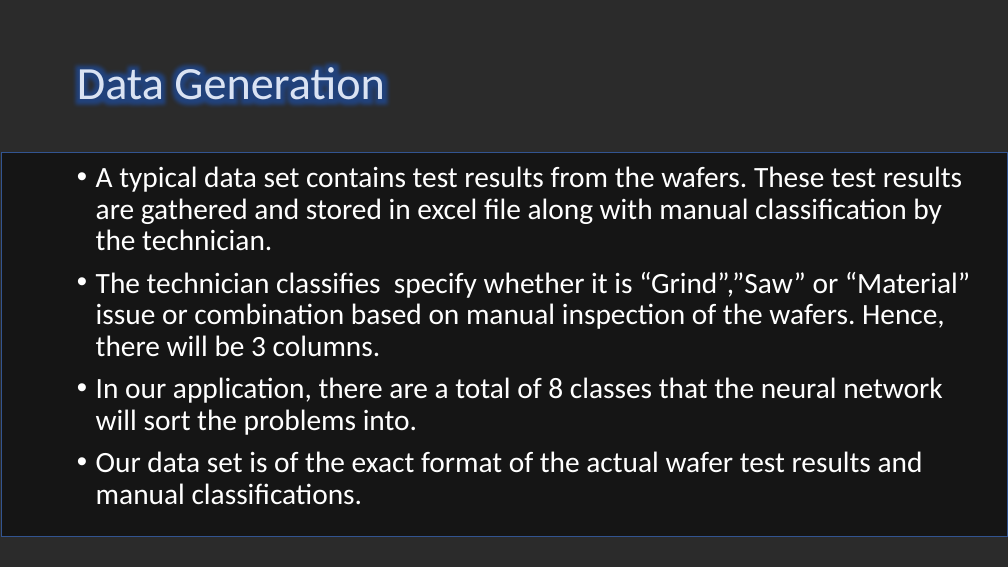
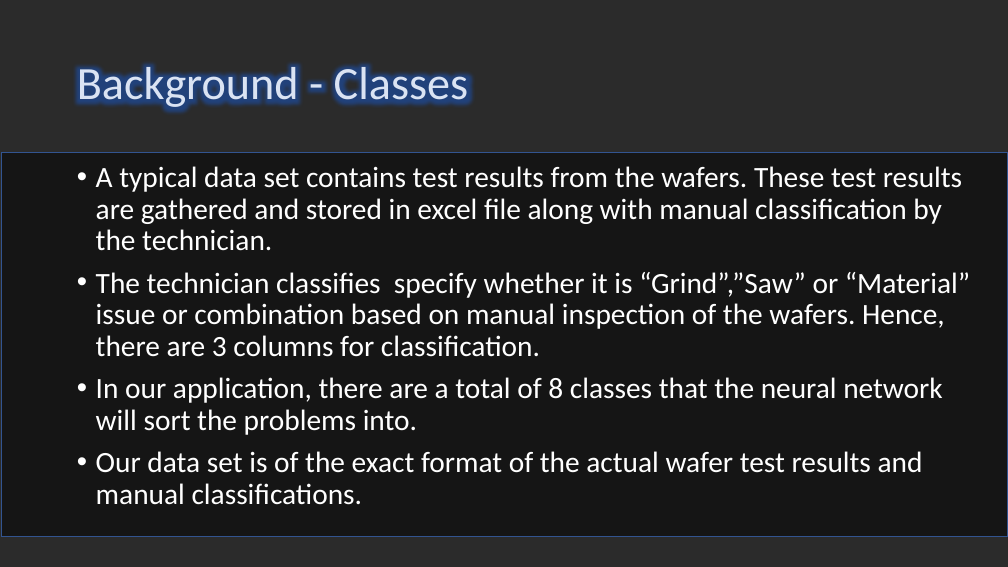
Before and after one commit to optimusium/PSUPR2, a slide deck: slide 17 of CA2 Identifying Wafer Failures with Deep Learning2_26Sep19.pptx (slide 16 before the commit). Drawn at 1008x567 pixels with LibreOffice and Linux fonts; fonts in the diff are those of the drawing; background and template pictures are left out; a plain dark background stands for a picture behind light text. Boxes give left, top, right and bottom in pixels: in the first picture for what was removed or moved away, otherwise in the second. Text is boxed around its words. In the diff, an @@ line names an element or a change of style, - is before the commit and + after.

```diff
--- a/CA2 Identifying Wafer Failures with Deep Learning2_26Sep19.pptx
+++ b/CA2 Identifying Wafer Failures with Deep Learning2_26Sep19.pptx
@@ title at (x1=77, y1=61, x2=468, y2=111): text changed @@
-Data Generation
+Background - Classes
@@ text at (x1=96, y1=272, x2=970, y2=357): text changed @@
-• The technician classifies specify whether it is “Grind”,”Saw” or “Material” issue or combination based on manual inspection of the wafers. Hence, there will be 3 columns.
+• The technician classifies specify whether it is “Grind”,”Saw” or “Material” issue or combination based on manual inspection of the wafers. Hence, there are 3 columns for classification.
```
Also in this commit, not shown: 17 other slides changed, 2 slides added, 3 slides removed, 4 other files.
